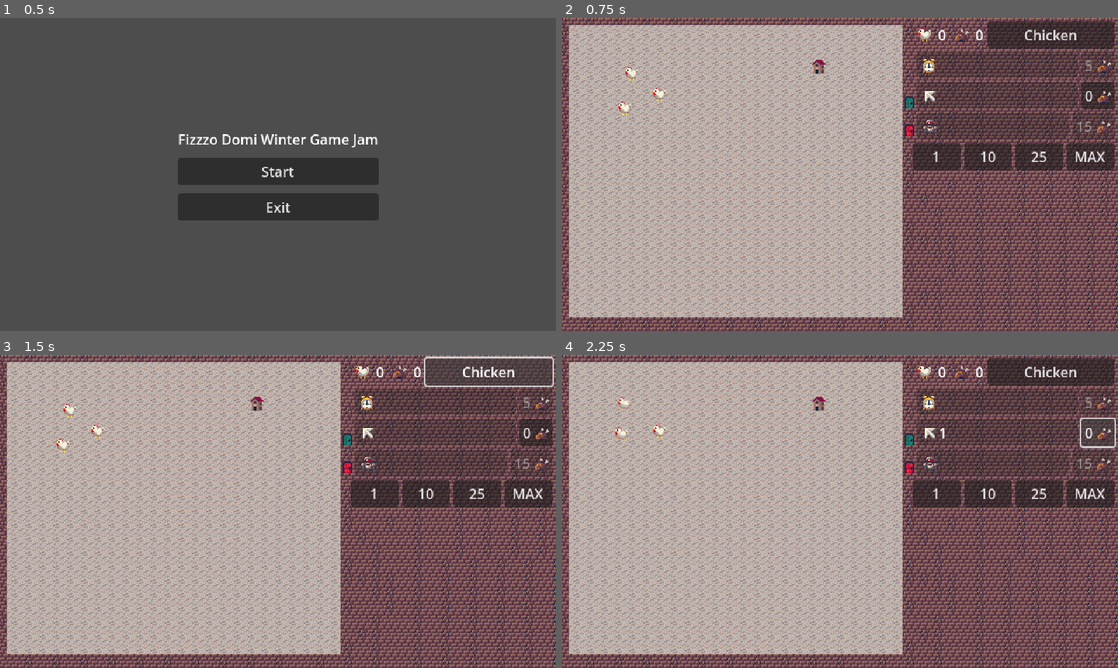
Above: before the commit, frames 1-4 (two rows, left to right).
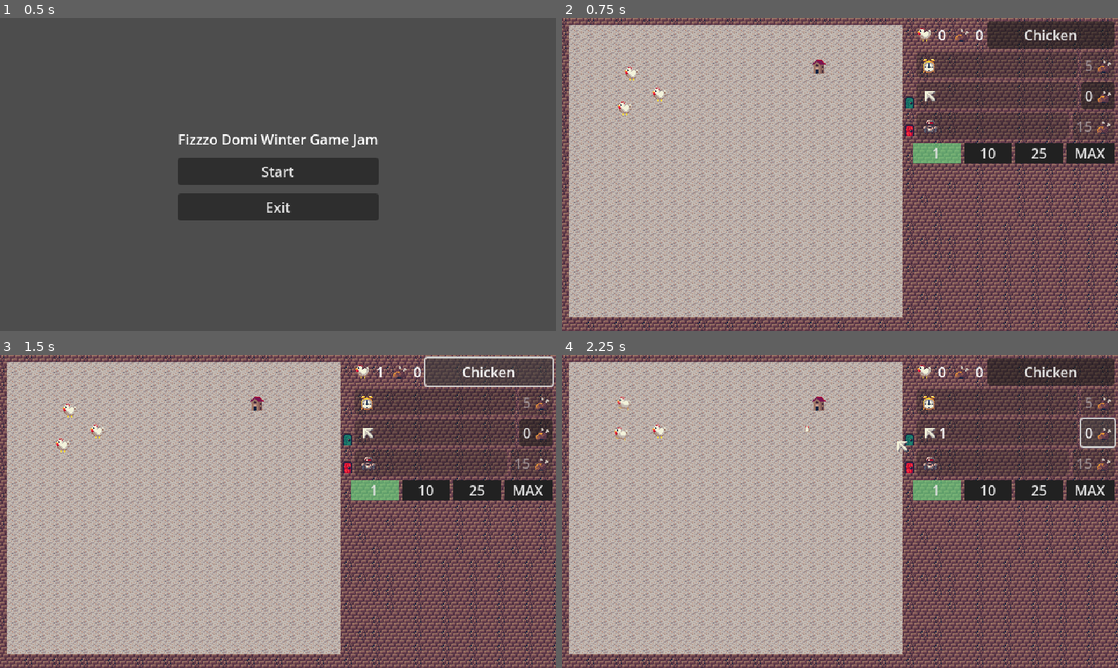
Above: after the commit, the same moments.

Repository: hostdos/WGJ25
Game: Godot game, scene res://scenes/main_menu.tscn
The game is run twice, just before and just after one commit, with the same random seed, the same clock (stepped at 60 frames per second) and the same inputs.
Inputs:
- Up to frame 1 (0.5 s): no input
- Up to frame 2 (0.75 s): click "Start" at 0.5 s
- Up to frame 3 (1.5 s): click "Chicken" at 1.25 s
- Up to frame 4 (2.25 s): click "0" at 2 s

Frame 1 is identical in both runs. In frame 2, 2.6% of the frame differs, in the area x 63-100%, y 40-49%; in frame 3, 2.6%; in frame 4, 2.7%, in the area x 43-100%, y 22-49%.
Error before the commit: Parse Error: Function "_send_robot" has the same name as a previously declared function. (res://scenes/ui/game_ui.gd:25)

Commit message:
implemented hunting mice :)

Diff:
--- a/toy-box-25/project.godot
+++ b/toy-box-25/project.godot
@@ -36,6 +36,10 @@
 mouse_cursor/custom_image="uid://dyqjeqd4cu3u5"
 mouse_cursor/custom_image_hotspot=Vector2(2, 2)
 
+[global_group]
+
+chicken=""
+
 [gui]
 
 theme/custom="uid://b5yqrsfixvuv1"
--- a/toy-box-25/scenes/base_chicken.tscn
+++ b/toy-box-25/scenes/base_chicken.tscn
@@ -233,7 +233,7 @@
 gravity = Vector3(0, 98, 0)
 turbulence_enabled = true
 
-[node name="BaseChicken" type="CharacterBody2D"]
+[node name="BaseChicken" type="CharacterBody2D" groups=["chicken"]]
 script = ExtResource("1_3jp5v")
 
 [node name="ChickenCollider" type="CollisionShape2D" parent="."]
--- a/toy-box-25/scenes/chicken/base_chicken.gd
+++ b/toy-box-25/scenes/chicken/base_chicken.gd
@@ -38,3 +38,6 @@
 
 func launch():
 	%StateMachine.change_state("Launch")
+
+func get_chicken_state() -> ChickenState:
+	return %StateMachine.current_state
--- a/toy-box-25/scenes/chicken/cooked.gd
+++ b/toy-box-25/scenes/chicken/cooked.gd
@@ -1,3 +1,4 @@
+class_name CoockedState
 extends ChickenState
 
 func enter():
--- a/toy-box-25/scenes/chicken/panic.gd
+++ b/toy-box-25/scenes/chicken/panic.gd
@@ -1,3 +1,4 @@
+class_name PanicState
 extends ChickenState
 
 @export var panic_duration: Vector2 = Vector2(2.0, 4.0)
--- a/toy-box-25/scenes/mouse.gd
+++ b/toy-box-25/scenes/mouse.gd
@@ -1 +1,46 @@
 extends Node2D
+
+var move_speed: float = 60.0
+
+func _process(delta):
+	var closest_chicken: Chicken = get_closest_uncooked_chicken()
+	var target_position: Vector2
+
+	if closest_chicken == null:
+		target_position = Vector2(
+			randf_range(0.0, 400.0),
+			randf_range(0.0, 360.0))
+	else:
+		target_position = closest_chicken.global_position
+		if global_position.distance_to(closest_chicken.global_position) <= 50.0:
+			closest_chicken.start_panic()
+
+		if global_position.distance_to(closest_chicken.global_position) <= 2.0:
+			closest_chicken.cook_him()
+
+	var direction: Vector2 = (target_position - global_position).normalized()
+	global_position += direction * move_speed * delta
+
+func get_closest_uncooked_chicken() -> Chicken:
+	var start_position = position
+
+	var closest_chicken: Chicken = null
+	var closest_range: int = INF
+
+	var chickens = get_tree().get_nodes_in_group("chicken")
+	for chicken in chickens:
+		if not chicken is Chicken:
+			continue
+
+		if chicken.get_chicken_state() is CoockedState:
+			continue
+
+		var distance = start_position.distance_to(chicken.global_position)
+		if distance < closest_range:
+			closest_range = distance
+			closest_chicken = chicken
+
+	if closest_chicken:
+		return closest_chicken
+	else:
+		return null
--- a/toy-box-25/scenes/ui/game_ui.gd
+++ b/toy-box-25/scenes/ui/game_ui.gd
@@ -12,9 +12,6 @@
 	%RobotIdleUpgrade.on_progress_bar_full.connect(_send_robot)
 	%AddChickenButton.pressed.connect(_add_chicken)
 	_init_upgrade_size_buttons()
-
-func _send_robot():
-	pass
 
 func _update_chicken_amount(_new_chickens: int):
 	%AmountChickens.text = str(GameManager.amount_chickens)
